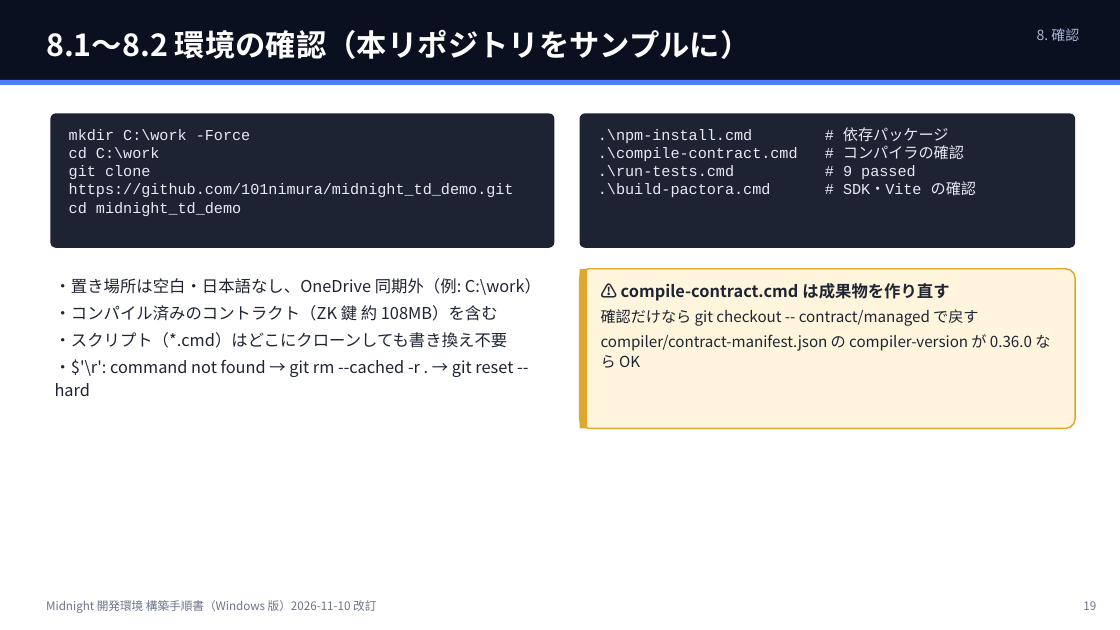
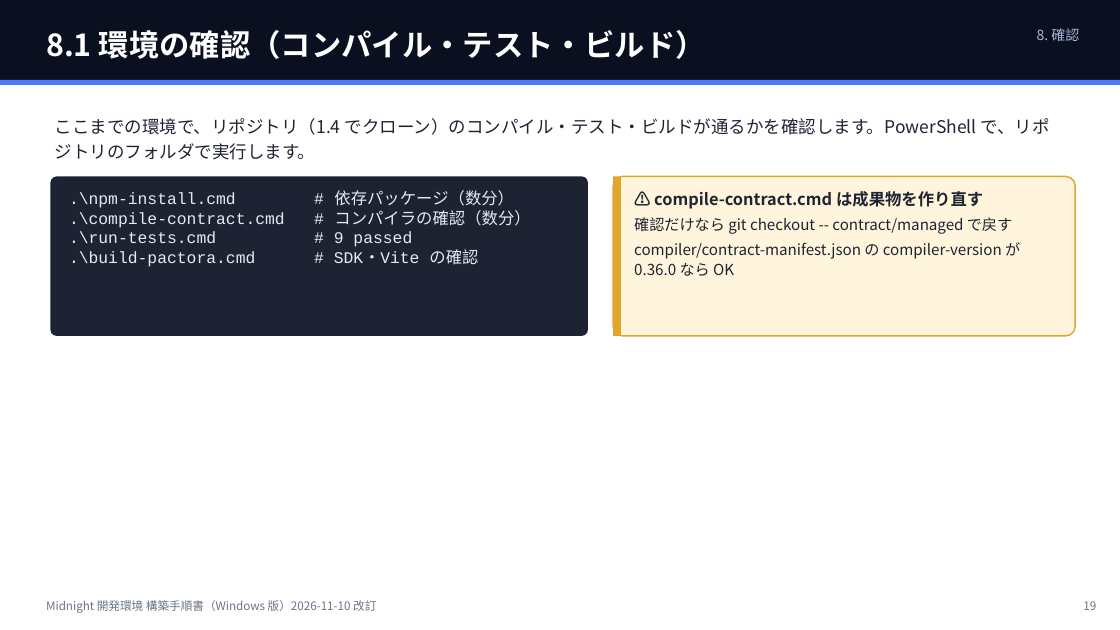
Before and after one commit to 101nimura/midnight_td_demo, a slide deck: slide 19 of docs/SETUP.pptx. Drawn at 1120x630 pixels with LibreOffice and Linux fonts; fonts in the diff are those of the drawing. Boxes give left, top, right and bottom in pixels: in the first picture for what was removed or moved away, otherwise in the second. Text is boxed around its words. In the diff, an @@ line names an element or a change of style, - is before the commit and + after.

```diff
--- a/docs/SETUP.pptx
+++ b/docs/SETUP.pptx
@@ text at box(46, 30, 706, 59): text changed @@
-8.1〜8.2 環境の確認（本リポジトリをサンプルに）
+8.1 環境の確認（コンパイル・テスト・ビルド）
@@ rounded rectangle removed at box(50, 113, 555, 248) @@
-mkdir C:\work -Force
-cd C:\work
-git clone https://github.com/101nimura/midnight_td_demo.git
-cd midnight_td_demo
@@ text added at box(55, 118, 1050, 160), 15 pt, text #1F2433 @@
+ここまでの環境で、リポジトリ（1.4 でクローン）のコンパイル・テスト・ビルドが通るかを確認します。PowerShell で、リポジトリのフォルダで実行します。
@@ rounded rectangle ".\npm-install.cmd # 依存パッケージ（数分）": place and size @@
-rounded rectangle ".\npm-install.cmd # 依存パッケージ（数分）" at box(580, 113, 1075, 248)
+rounded rectangle ".\npm-install.cmd # 依存パッケージ（数分）" at box(50, 176, 588, 336)
@@ rounded rectangle: place and size @@
-rounded rectangle at box(580, 269, 1075, 429)
+rounded rectangle at box(613, 176, 1075, 336)
@@ rectangle: place and size @@
-rectangle at box(580, 269, 587, 429)
+rectangle at box(613, 176, 621, 336)
@@ text in rounded rectangle at box(69, 190, 530, 267): text changed; size 13 to 14 pt @@
-.\npm-install.cmd # 依存パッケージ
-.\compile-contract.cmd # コンパイラの確認
+.\npm-install.cmd # 依存パッケージ（数分）
+.\compile-contract.cmd # コンパイラの確認（数分）
@@ text "⚠ compile-contract.cmd は成果物を作り直す" rewrapped from box(601, 283, 1050, 368) to box(634, 191, 1020, 276) @@
@@ text in rounded rectangle at box(334, 231, 478, 265): size 13 to 14 pt in ".\run-tests.cmd # 9 passed", ".\build-pactora.cmd # SDK・Vite の確認" @@
@@ text removed at box(55, 278, 541, 396) @@
-・置き場所は空白・日本語なし、OneDrive 同期外（例: C:\work）
-・コンパイル済みのコントラクト（ZK 鍵 約 108MB）を含む
-・スクリプト（*.cmd）はどこにクローンしても書き換え不要
-・$'\r': command not found → git rm --cached -r . → git reset --hard
```
Also in this commit, not shown: 14 other slides changed, 2 other files.
